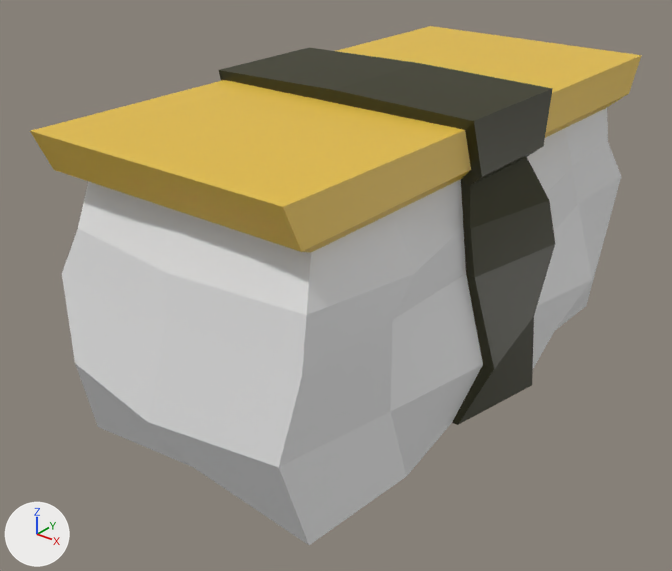
Two versions of the FBX model Assets/m_coloniusLory_Sushi_Omelette.fbx, one commit apart.
Before and after are seen from a 50 mm camera at (0.1294, -2.1681, 0.3944) aimed at (0.0785, -2.1043, 0.3549). Arrows for +X, +Y and +Z are at lower left; the lights stay in place. Where no turn or scale is listed for an object, it has been applied to the vertices.

In view in the first picture: 'm_coloniusLory_Sushi_Omelette'.
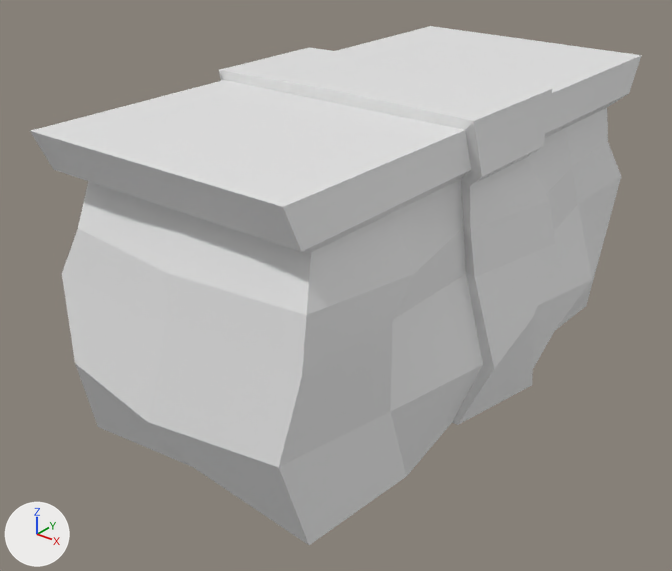
What differs and where, as boxes [x1, y1, x2, y2] in the pictures (672 x 571 px):
part 1 of me_cube_003, recoloured (yellow to white): [30, 26, 642, 252] in both
part 2 of me_cube_003, recoloured: [219, 48, 555, 425] in both

What changed in the scene script:
```text
Change me_cube_003:
    where me_cube_003.from_pydata(...)  # 144 vertices, 143 faces; spans x -0.017..0.0168, y -0.0295..0.0293, z -0.0005..0.0293
    used by ob_m_coloniuslory_sushi_omelette; location = (0.08, -2.1, 0.3455)
    me_cube_003 part 1: all 31 faces that had it switch from mat_omelette (yellow #e7c045) to mat_rice (white #e7e7e7)
    me_cube_003 part 2: all 48 faces that had it switch from mat_algue (dark yellow #2e2d06) to mat_rice (white #e7e7e7)
```
